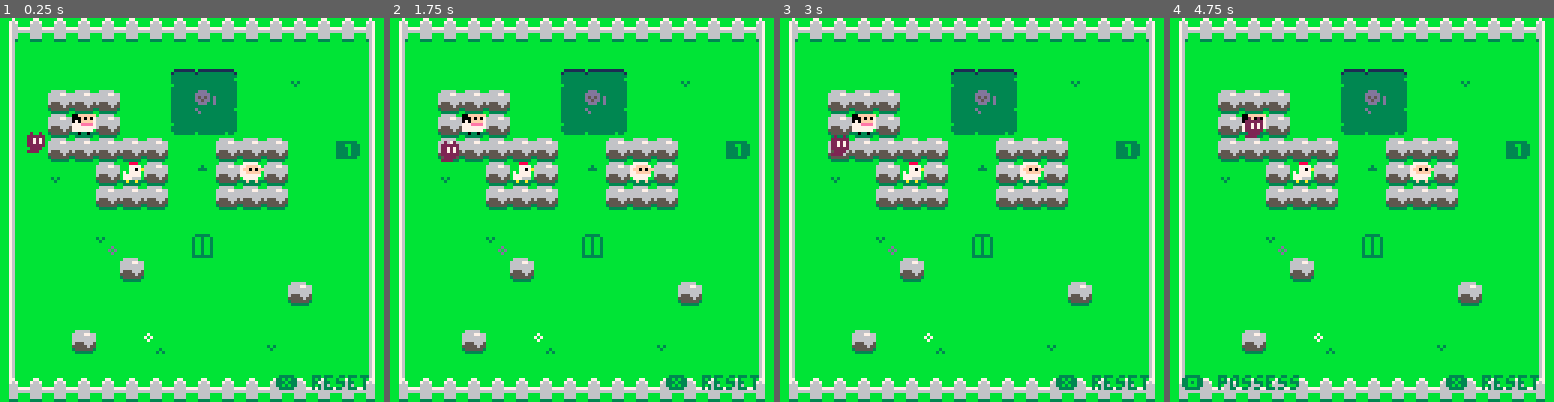
Above: before the commit, frames 1-4 (left to right).
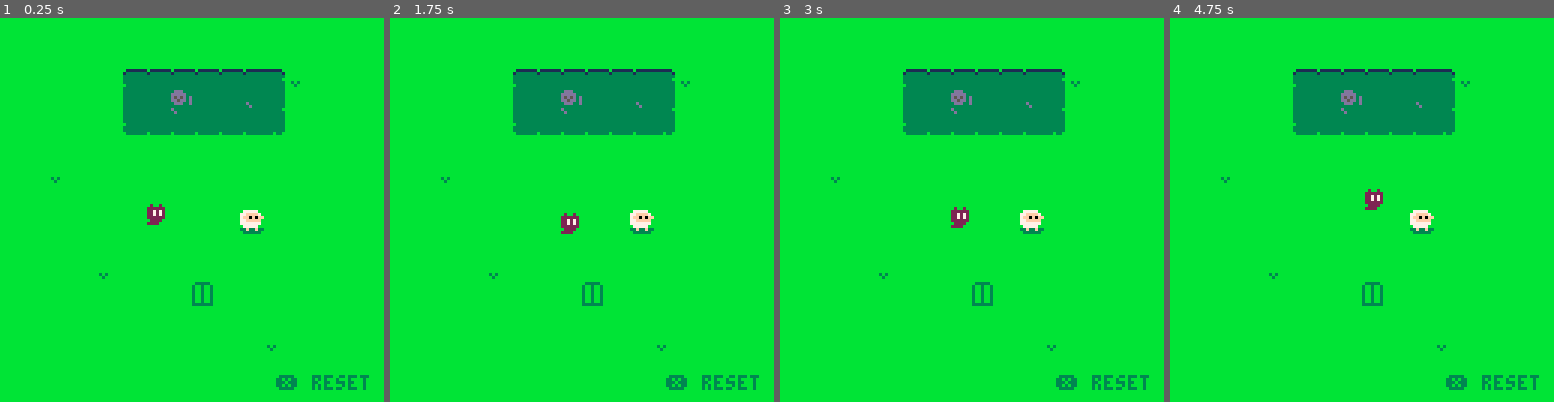
Above: after the commit, the same moments.

Repository: ethanmuller/gmtk-2020-jam
Game: PICO-8 cartridge ooc.p8
The game is run twice, just before and just after one commit, with the same random seed, the same clock (stepped at 60 frames per second) and the same inputs.
Inputs:
- Up to frame 1 (0.25 s): no input
- Up to frame 2 (1.75 s): tap X (X key) at 0.33, 1.07 s; tap O (Z key) at 0.7, 1.7 s; hold Right from 1.6 s (still down)
- Up to frame 3 (3 s): tap X (X key) at 1.85, 2.97 s; release Right at 2.1 s; tap O (Z key) at 2.1, 2.5, 2.9 s; hold Up 2.15-2.42 s; hold Right from 2.47 s (still down)
- Up to frame 4 (4.75 s): release Right at 3.03 s; hold Left 3.08-3.58 s; tap O (Z key) every 0.4 s from 3.3 to 4.5 s; hold Down 3.63-3.97 s; hold Right 4.02-4.68 s; tap X (X key) at 4.08 s; hold Up from 4.73 s (still down)

The runs differ from the first frame. In frame 1, 26% of the frame differs, in the area x 2-98%, y 0-100%; in frame 2, 26%; in frame 3, 26%; in frame 4, 26%.

Commit message:
map updates

Diff:
--- a/ooc.p8
+++ b/ooc.p8
@@ -587,30 +587,30 @@
 00700700555555551111111111555511bbbbbbbbbbbbbbbbbbbbbbbbbbbbbb3bbbbb33bbbb3b3bb3b3bb3bbbbbbbbbbb3bb3bb3b2111112b8000008bd00000db
 00000000555555551111111111111111bbbbbbbbbbbbbbbbbbbbbbbbbbbbb3bbbbb333bbb3bb3bb3b3b3b3bbbbbbbbbb3bb3bb3b2000002b8111118bd00000db
 00000000555555551111111111111111bbbbbbbbbbbbbbbbbbbbbbbbbbbbbbbbbbbbbbbbbbbbbbbbbbbbbbbbbbbbbbbb3333333b2222222b8888888bdddddddb
-11111111111111111111111111111111bbbbbbbbbb3bb3bbbbbbbbbbb33333bbbbbbbbbbbbbbbbbbbbbbbbbbb11b111bbbbbbbbbbbbbbbbbbbbbbbbbbbbbbbbb
-11111111111111111111711111117111bbbbbbbbb333333bbbbbbbbb3333333bbb1111111b111111111111bb13313331b33333333333333b3333333b3333333b
+11111111111111111111111111111111bbbbbbbbbb3bb3bbbbbbbbbbb33333bbbbbbbbbbbbbbbbbbbbbbbbbb33333333bbbbbbbbbbbbbbbbbbbbbbbbbbbbbbbb
+11111111111111111111711111117111bbbbbbbbb333333bbbbbbbbb3333333bbb1111111b111111111111bb33333333b33333333333333b3333333b3333333b
 11177711111771111117171111171711bbbbbbbbb333333b333bbbbb33333333b1333333313333333333331b3333333333bbbbb3333bb33333bb333333bbb333
 11171711111171111111171111111711bbbbbbbbb333333b3b3bbbbb3333333bb3333333333333333333333b3333333333bbbbbb3333b3333333b3333333b333
 11177711111171111111711111117111bbbbbbbbb333333b333b333b3333333bb333333333333333333333bb3333333333bbbbb33333b33333b33333333bb333
 11171111111171111117111111111711bbbbbbbbbb3333bbbbbbb33bb33333bbb3333333333333333333333b33333333333b33b33333b33333bbb33333bbb333
 11171111111777111117771111177111bbbbbbbbb3333bbb3bbb3b3bbb3bb3bbbb333333333333333333333b33333333b33333333333333b3333333b3333333b
-11111111111111111111111111111111bbbbbbbbbbbbbbbbb333bbbbbbbbbbbbb3333333333333333333333bb333b33bbbbbbbbbbbbbbbbbbbbbbbbbbbbbbbbb
-bbbbbbbbbbbbbbbbbbbbbbbbbbbbbbbbbbbbbbbbbbbbbbbbbbbbbbbbbbbbbbbbb333333333ddd3333333333bb111b11bbbbbbbbbbbbbbbbbbbbbbbbbbbbbbbbb
-bbbbbbbbbbbbbbbbbbbbbbbbbbbbbbbbbbbbbbbbbbbbbbbbbbbbbbbbbbbbbbbbb33333333ddddd333333333b13331331b33333333333333b3333333b3333333b
+11111111111111111111111111111111bbbbbbbbbbbbbbbbb333bbbbbbbbbbbbb3333333333333333333333b33333333bbbbbbbbbbbbbbbbbbbbbbbbbbbbbbbb
+bbbbbbbbbbbbbbbbbbbbbbbbbbbbbbbbbbbbbbbbbbbbbbbbbbbbbbbbbbbbbbbbb333333333ddd3333333333b33333333bbbbbbbbbbbbbbbbbbbbbbbbbbbbbbbb
+bbbbbbbbbbbbbbbbbbbbbbbbbbbbbbbbbbbbbbbbbbbbbbbbbbbbbbbbbbbbbbbbb33333333ddddd333333333b33333333b33333333333333b3333333b3333333b
 bbbbbbbbbbbbbbbbbbbbbbbbbbbbbbbbbbbbbbbbbbbbbbbbbbbbbbbbbbbbbbbbb33333333d5d5d3d3333333b333333333333bb3333b3b33333bbb33333bbb333
 bbbbbbbbbbbbbbbbbbbbbbbbbbbbbbbbbbbbbbbbbbbbbbbbbbbbbbbbbbbbbbbbb33333333dd5dd3d3333333b333333333333bbb333bbb33333b3333333b33333
 bbbbbbbbbbbbbbbbbbbbbbbbbbbbbbbbbbbbbbbbbbbbbbbbbbbbbbbbbbbbbbbbb333333333ddd33d3333333b33d3333333bbbb333333b333333bb33333bbb333
 bbbbbbbbbbbbbbbbbbbbbbbbbbbbbbbbbbbbbbbbbbbbbbbbbbbbbbbbbbbbbbbbb3333333333333333333333b333d333333bbbb333333b33333bbb33333bbb333
 bbbbbbbbbbbbbbbbbbbbbbbbbbbbbbbbbbbbbbbbbbbbbbbbbbbbbbbbbbbbbbbbb33333333d333333333333bb33333333b33333333333333b3333333b3333333b
-bbbbbbbbbbbbbbbbbbbbbbbbbbbbbbbbbbbbbbbbbbbbbbbbbbbbbbbbbbbbbbbbb333333333d333333333333bb333333bbbbbbbbbbbbbbbbbbbbbbbbbbbbbbbbb
-bb2bb2bbbbbbbbbbbbbbbbbbbbbbbbbbbbbbbbbbbbbbbbbbbbbbbbbbbbbbbbbbb3333333333333333333333bb111111bbbbbbbbbbbbbbbbbbbbbbbbbbbbbbbbb
-b222222bb77bb77bbbbbbbbbbbbbbbbbbbbbbbbbbbbbbbbbbbbbbbbbbbbbbbbbb3333333333333333333333b13333331b33333333333333b3333333b3333333b
+bbbbbbbbbbbbbbbbbbbbbbbbbbbbbbbbbbbbbbbbbbbbbbbbbbbbbbbbbbbbbbbbb333333333d333333333333b33333333bbbbbbbbbbbbbbbbbbbbbbbbbbbbbbbb
+bb2bb2bbbbbbbbbbbbbbbbbbbbbbbbbbbbbbbbbbbbbbbbbbbbbbbbbbbbbbbbbbb3333333333333333333333b33333333bbbbbbbbbbbbbbbbbbbbbbbbbbbbbbbb
+b222222bb77bb77bbbbbbbbbbbbbbbbbbbbbbbbbbbbbbbbbbbbbbbbbbbbbbbbbb3333333333333333333333b33333333b33333333333333b3333333b3333333b
 b227272bb7bbbb7bbbbbbbbbbbbbbbbbbbbbbbbbbbbbbbbbbbbbbbbbbbbbbbbbb3333333333333333333333b333ddd3333bbbbbb33bbb333333bb33333bbb333
 b227272bbbbbbbbbbbbbbbbbbbbbbbbbbbbbbbbbbbbbbbbbbbbbbbbbbbbbbbbbbb333333333333333333333b33ddddd333bbbbbb3333b33333bbb33333bbb333
 b222222bbbbbbbbbbbbbbbbbbbbbbbbbbbbbbbbbbbbbbbbbbbbbbbbbbbbbbbbbb3333333333333333333333b335d5dd333bbbbbb3333b33333b3b3333333b333
 bb2222bbb7bbbb7bbbbbbbbbbbbbbbbbbbbbbbbbbbbbbbbbbbbbbbbbbbbbbbbbb3333333333333333333333b33d5ddd333b333b33333b33333bbb33333bbb333
 b2222bbbb77bb77bbbbbbbbbbbbbbbbbbbbbbbbbbbbbbbbbbbbbbbbbbbbbbbbbbb3333333b333333333b33bb333ddd33b33333333333333b3333333b3333333b
-bbbbbbbbbbbbbbbbbbbbbbbbbbbbbbbbbbbbbbbbbbbbbbbbbbbbbbbbbbbbbbbbbbbbbbbbbbbbbbbbbbbbbbbbb333333bbbbbbbbbbbbbbbbbbbbbbbbbbbbbbbbb
+bbbbbbbbbbbbbbbbbbbbbbbbbbbbbbbbbbbbbbbbbbbbbbbbbbbbbbbbbbbbbbbbbbbbbbbbbbbbbbbbbbbbbbbb33333333bbbbbbbbbbbbbbbbbbbbbbbbbbbbbbbb
 bb2bb2bbbb22bbbbbbbbbbbbbbbbbbbbbbbbbbbbbbbbbbbbbbbbbbbbbbbbbbbbbbbbbbbbbbbbbbbbbbbbbbbbbbbbbbbbbbbbbbbbbbbbbbbbbbbbbbbbbbbbbbbb
 b222222bb222bbbb222bbbbbbbbbbbbbbbbbbbbbbbbbbbbbbbbbbbbbbbbbbbbbbbbbbbbbbbbbbbbbbbbbbbbbbbbbbbbbbbbbbbbbbbbbbbbbbbbbbbbbbbbbbbbb
 b227272bb22222bbb222bbbbbbbbb2b2bbbbbbbbbbbbbbbbbbbbbbbbbbbbbbbbbbbbbbbbbbbbbbbbbbbbbbbbbbbbbbbbbbbbbbbbbbbbbbbbbbbbbbbbbbbbbbbb
@@ -711,57 +711,57 @@
 0001000000000000000000000000000000000000000000008080808000000000000000000000000080808080000000000000000000000000808080800000000000000000000000000000000000000000000002020202000000000000000000000200020202020000000000000000000001070700020000000000000000000000
 0101010000000000000000000000000001000100000000000000000000000000010001000000000000000000000000000204000000030002000000000000000000000000000000000000000000000000000000000000000000000000000000000000000000000000000000000000000000000000000000000000000000000000
 __map__
-8081818181818181818181818181818200000000000000000000000000000000000000000000000000000000000000000000000000000000000000000000000000000000000000000000000000000000000000000000000000000000000000000000000000000000000000000000000000000000000000000000000000000000
-90b6b6b6b6b6b6b6b6b6b666b6b6b69200000000000000000000000000000000000000000000000000000000000000000000000000000000000000000000000000000000000000000000000000000000000000000000000000000000000000000000000000000000000000000000000000000000000000000000000000000000
-90b6b6b6b6b6b618191ab6b691b6b69200000000000000000000000000000000000000000000000000000000000000000000000000000000000000000000000000000000000000000000000000000000000000000000000000000000000000000000000000000000000000000000000000000000000000000000000000000000
-90b6717171b6b628292ab6b6b6b6b69200000000000000000000000000000000000000000000000000000000000000000000000000000000000000000000000000000000000000000000000000000000000000000000000000000000000000000000000000000000000000000000000000000000000000000000000000000000
-90b6716471b6b638393ab6b6b6b6b69200000000000000000000000000000000000000000000000000000000000000000000000000000000000000000000000000000000000000000000000000000000000000000000000000000000000000000000000000000000000000000000000000000000000000000000000000000000
-90407171717171b6b671717158b61d9200000000000000000000000000000000000000000000000000000000000000000000000000000000000000000000000000000000000000000000000000000000000000000000000000000000000000000000000000000000000000000000000000000000000000000000000000000000
-90b691b6716271b6b5716071b6b6b69200000000000000000000000000000000000000000000000000000000000000000000000000000000000000000000000000000000000000000000000000000000000000000000000000000000000000000000000000000000000000000000000000000000000000000000000000000000
-90b6b6b6717171b6b6717171b6b6b69200000000000000000000000000000000000000000000000000000000000000000000000000000000000000000000000000000000000000000000000000000000000000000000000000000000000000000000000000000000000000000000000000000000000000000000000000000000
-90b6b6b6b6b6b6b6b6b6b6b6b6b6b69200000000000000000000000000000000000000000000000000000000000000000000000000000000000000000000000000000000000000000000000000000000000000000000000000000000000000000000000000000000000000000000000000000000000000000000000000000000
-90b6b6b6b4b6b6b60cb6b6b6b6b6b69200000000000000000000000000000000000000000000000000000000000000000000000000000000000000000000000000000000000000000000000000000000000000000000000000000000000000000000000000000000000000000000000000000000000000000000000000000000
-90b6b6b6b672b6b6b6b6b6b6b6b6b69200000000000000000000000000000000000000000000000000000000000000000000000000000000000000000000000000000000000000000000000000000000000000000000000000000000000000000000000000000000000000000000000000000000000000000000000000000000
-90b6b6b6b6b6b6b6b6b6b6b671b6b69200000000000000000000000000000000000000000000000000000000000000000000000000000000000000000000000000000000000000000000000000000000000000000000000000000000000000000000000000000000000000000000000000000000000000000000000000000000
-90b6b6b6b6b6b6b6b6b6b6b6b6b6b69200000000000000000000000000000000000000000000000000000000000000000000000000000000000000000000000000000000000000000000000000000000000000000000000000000000000000000000000000000000000000000000000000000000000000000000000000000000
-90b6b671b6b6b3b6b6b6b691b6b6b69200000000000000000000000000000000000000000000000000000000000000000000000000000000000000000000000000000000000000000000000000000000000000000000000000000000000000000000000000000000000000000000000000000000000000000000000000000000
-90b6b6b6b6b6b6b6b6b6b6b6b6b6b69200000000000000000000000000000000000000000000000000000000000000000000000000000000000000000000000000000000000000000000000000000000000000000000000000000000000000000000000000000000000000000000000000000000000000000000000000000000
-a08181818181818181818181818181a200000000000000000000000000000000000000000000000000000000000000000000000000000000000000000000000000000000000000000000000000000000000000000000000000000000000000000000000000000000000000000000000000000000000000000000000000000000
-…(38 lines of a section not shown)…
+b6b6b6b6b6b6b6b6b6b6b6b6b6b6b6b600000000000000000000000000000000000000000000000000000000000000000000000000000000000000000000000000000000000000000000000000000000000000000000000000000000000000000000000000000000000000000000000000000000000000000000000000000000
+b6b6b6b6b6b6b6b6b6b6b666b6b6b6b600000000000000000000000000000000000000000000000000000000000000000000000000000000000000000000000000000000000000000000000000000000000000000000000000000000000000000000000000000000000000000000000000000000000000000000000000000000
+b6b6b6b6b61819191919191a91b6b6b600000000000000000000000000000000000000000000000000000000000000000000000000000000000000000000000000000000000000000000000000000000000000000000000000000000000000000000000000000000000000000000000000000000000000000000000000000000
+b6b6b6b6b6281b291b1b2b2ab6b6b6b600000000000000000000000000000000000000000000000000000000000000000000000000000000000000000000000000000000000000000000000000000000000000000000000000000000000000000000000000000000000000000000000000000000000000000000000000000000
+b6b6b6b6b63839393939393ab6b6b6b600000000000000000000000000000000000000000000000000000000000000000000000000000000000000000000000000000000000000000000000000000000000000000000000000000000000000000000000000000000000000000000000000000000000000000000000000000000
+b6b6b6b6b6b6b6b6b6b6b6b6b6b6b6b600000000000000000000000000000000000000000000000000000000000000000000000000000000000000000000000000000000000000000000000000000000000000000000000000000000000000000000000000000000000000000000000000000000000000000000000000000000
+b6b691b6b6b6b6b6b6b6b6b6b6b6b6b600000000000000000000000000000000000000000000000000000000000000000000000000000000000000000000000000000000000000000000000000000000000000000000000000000000000000000000000000000000000000000000000000000000000000000000000000000000
+b6b6b6b6b6b6b6b6b6b6b6b6b6b6b6b600000000000000000000000000000000000000000000000000000000000000000000000000000000000000000000000000000000000000000000000000000000000000000000000000000000000000000000000000000000000000000000000000000000000000000000000000000000
+b6b6b6b6b6b640b6b6b660b6b6b6b6b600000000000000000000000000000000000000000000000000000000000000000000000000000000000000000000000000000000000000000000000000000000000000000000000000000000000000000000000000000000000000000000000000000000000000000000000000000000
+b6b6b6b6b6b6b6b6b6b6b6b6b6b6b6b600000000000000000000000000000000000000000000000000000000000000000000000000000000000000000000000000000000000000000000000000000000000000000000000000000000000000000000000000000000000000000000000000000000000000000000000000000000
+b6b6b6b691b6b6b6b6b6b6b6b6b6b6b600000000000000000000000000000000000000000000000000000000000000000000000000000000000000000000000000000000000000000000000000000000000000000000000000000000000000000000000000000000000000000000000000000000000000000000000000000000
+b6b6b6b6b6b6b6b60cb6b6b6b6b6b6b600000000000000000000000000000000000000000000000000000000000000000000000000000000000000000000000000000000000000000000000000000000000000000000000000000000000000000000000000000000000000000000000000000000000000000000000000000000
+b6b6b6b6b6b6b6b6b6b6b6b6b6b6b6b600000000000000000000000000000000000000000000000000000000000000000000000000000000000000000000000000000000000000000000000000000000000000000000000000000000000000000000000000000000000000000000000000000000000000000000000000000000
+b6b6b6b6b6b6b6b6b6b6b691b6b6b6b600000000000000000000000000000000000000000000000000000000000000000000000000000000000000000000000000000000000000000000000000000000000000000000000000000000000000000000000000000000000000000000000000000000000000000000000000000000
+b6b6b6b6b6b6b6b6b6b6b6b6b6b6b6b600000000000000000000000000000000000000000000000000000000000000000000000000000000000000000000000000000000000000000000000000000000000000000000000000000000000000000000000000000000000000000000000000000000000000000000000000000000
+b6b6b6b6b6b6b6b6b6b6b6b6b6b6b6b600000000000000000000000000000000000000000000000000000000000000000000000000000000000000000000000000000000000000000000000000000000000000000000000000000000000000000000000000000000000000000000000000000000000000000000000000000000
+…(38 lines of a section not shown)…
